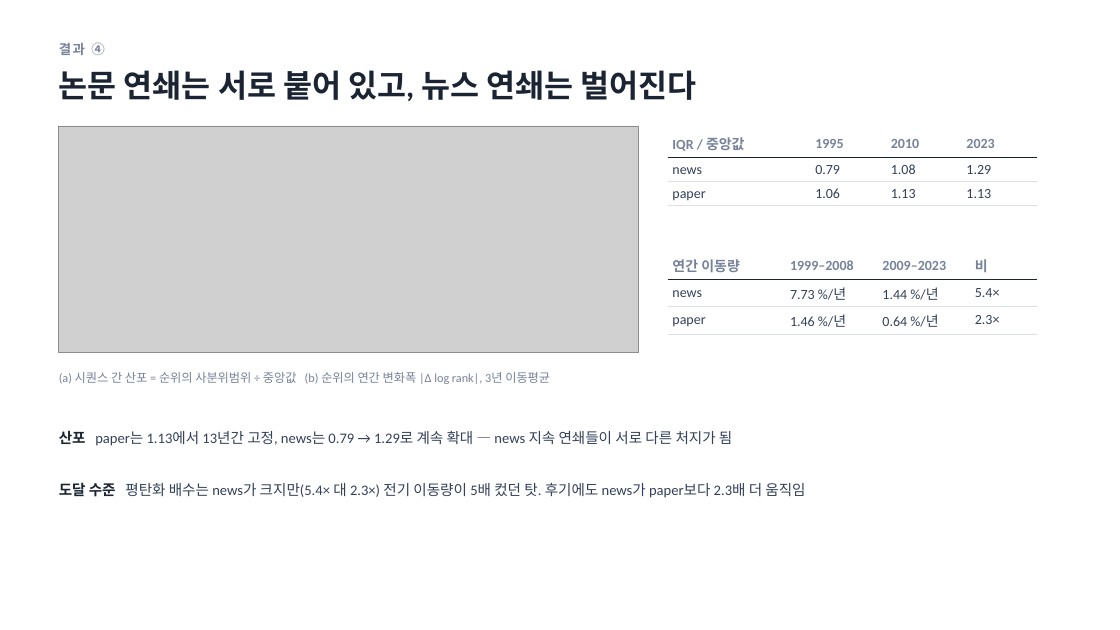
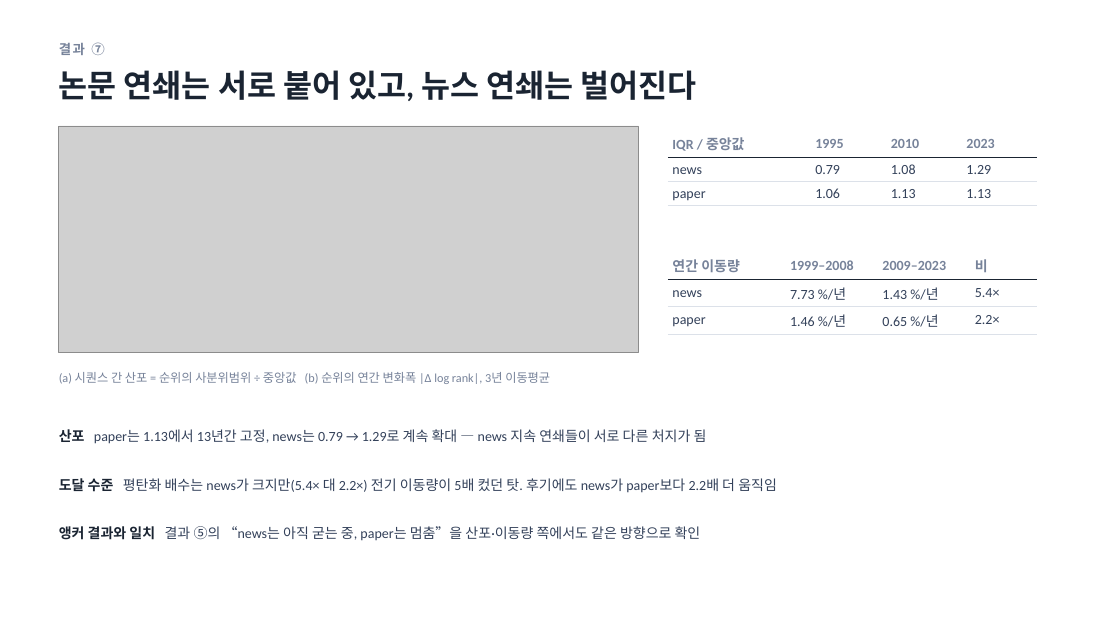
Before and after one commit to yeokyunghwang/science-society, a slide deck: slide 15 of sequence_perplexity.pptx (slide 10 before the commit). Drawn at 1120x630 pixels with LibreOffice and Linux fonts; fonts in the diff are those of the drawing; grey boxes stand for pictures. Boxes give left, top, right and bottom in pixels: in the first picture for what was removed or moved away, otherwise in the second. Text is boxed around its words. In the diff, an @@ line names an element or a change of style, - is before the commit and + after.

```diff
--- a/sequence_perplexity.pptx
+++ b/sequence_perplexity.pptx
@@ text at [59, 42, 104, 55]: text changed @@
-결과 ④
+결과 ⑦
@@ table at [668, 252, 1038, 336] @@
-row 2, column 3: 1.44 %/년
+row 2, column 3: 1.43 %/년
-row 3, column 3: 0.64 %/년
+row 3, column 3: 0.65 %/년
-row 3, column 4: 2.3×
+row 3, column 4: 2.2×
@@ text "산포 paper는 1.13에서 13년간 고정, ..." at [59, 429, 707, 444]: size 12.5 to 12 pt; line spacing 17.8pt to 17pt @@
@@ text at [59, 478, 777, 492]: text changed; size 12.5 to 12 pt @@
-도달 수준 평탄화 배수는 news가 크지만(5.4× 대 2.3×) 전기 이동량이 5배 컸던 탓. 후기에도 news가 paper보다 2.3배 더 움직임
+도달 수준 평탄화 배수는 news가 크지만(5.4× 대 2.2×) 전기 이동량이 5배 컸던 탓. 후기에도 news가 paper보다 2.2배 더 움직임
@@ text added at [59, 526, 701, 540], 12 pt, text #33415A @@
+앵커 결과와 일치 결과 ⑤의 “news는 아직 굳는 중, paper는 멈춤”을 산포·이동량 쪽에서도 같은 방향으로 확인
```
Also in this commit, not shown: 11 other slides changed, 5 slides added, 5 slides removed, 26 other files.
